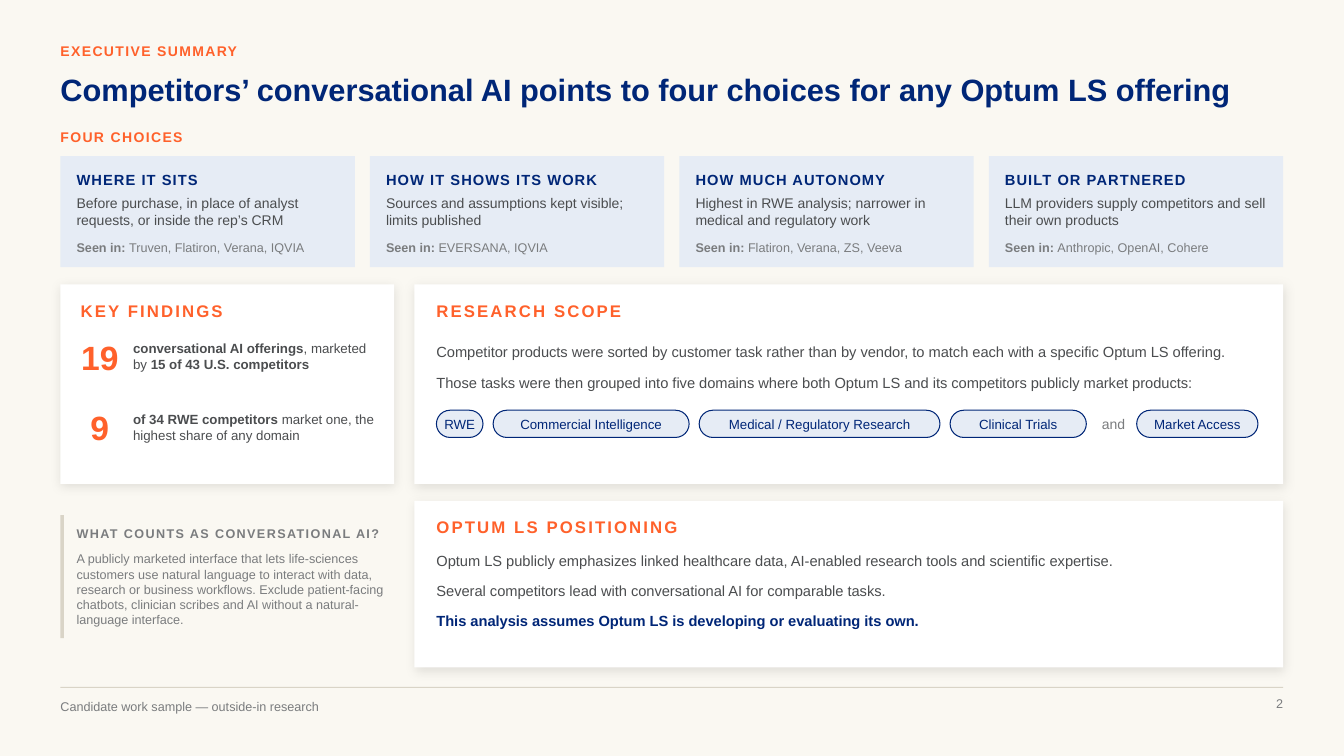
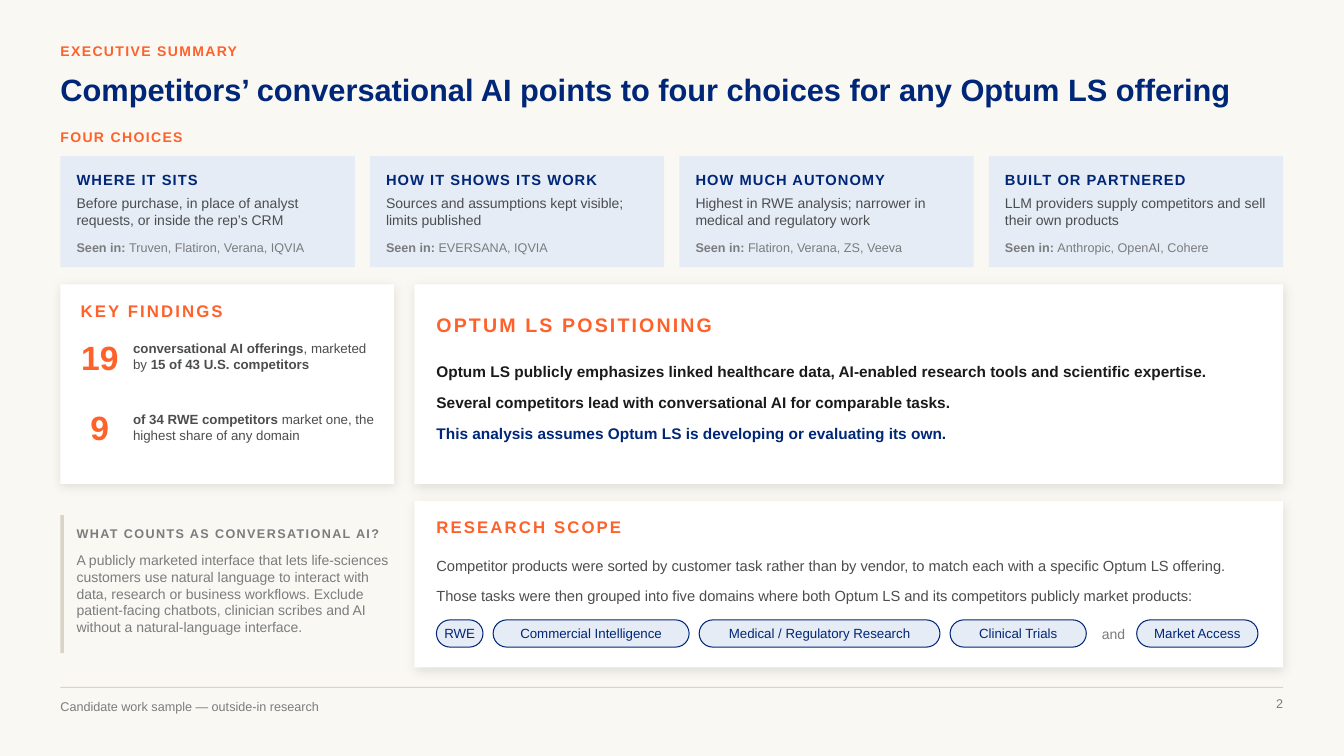
Before and after one commit to marinojt/test, a slide deck: slide 2 of deck/Optum-LS-Conversational-AI-10.16.pptx. Drawn at 1344x756 pixels with LibreOffice and Linux fonts; fonts in the diff are those of the drawing. Boxes give left, top, right and bottom in pixels: in the first picture for what was removed or moved away, otherwise in the second. Text is boxed around its words. In the diff, an @@ line names an element or a change of style, - is before the commit and + after.

```diff
--- a/deck/Optum-LS-Conversational-AI-10.16.pptx
+++ b/deck/Optum-LS-Conversational-AI-10.16.pptx
@@ text "OPTUM LS POSITIONING": place and size @@
-text "OPTUM LS POSITIONING" at [436, 521, 678, 533]
+text "OPTUM LS POSITIONING" at [436, 318, 712, 332]
@@ text "OPTUM LS POSITIONING" at [436, 318, 712, 332]: size 12 to 14 pt @@
@@ text "Optum LS publicly emphasizes linked ...": place and size @@
-text "Optum LS publicly emphasizes linked ..." at [436, 555, 1113, 629]
+text "Optum LS publicly emphasizes linked ..." at [436, 366, 1206, 443]
@@ text "Optum LS publicly emphasizes linked ..." at [436, 366, 1206, 443]: size 10.5 to 11 pt; text colour #4B4D4F to #1A1A1A, bold on in "Optum LS publicly emphasizes linked healthcare data, ...", "Several competitors lead with conversational AI for ..." @@
@@ rectangle: place and size @@
-rectangle at [60, 515, 65, 638]
+rectangle at [60, 515, 65, 653]
@@ text "RESEARCH SCOPE": place and size @@
-text "RESEARCH SCOPE" at [436, 305, 621, 317]
+text "RESEARCH SCOPE" at [436, 521, 621, 533]
@@ text "A publicly marketed interface that ..." at [77, 555, 389, 635]: size 9 to 10 pt @@
@@ text "Competitor products were sorted by ...": place and size @@
-text "Competitor products were sorted by ..." at [436, 346, 1225, 391]
+text "Competitor products were sorted by ..." at [436, 560, 1225, 604]
@@ 6 texts, 5 rounded rectangles: place and size @@
-6 texts, 5 rounded rectangles at [437, 410, 1258, 438]
+6 texts, 5 rounded rectangles at [437, 620, 1258, 647]
```
Also in this commit, not shown: 4 other slides changed, 6 other files.
